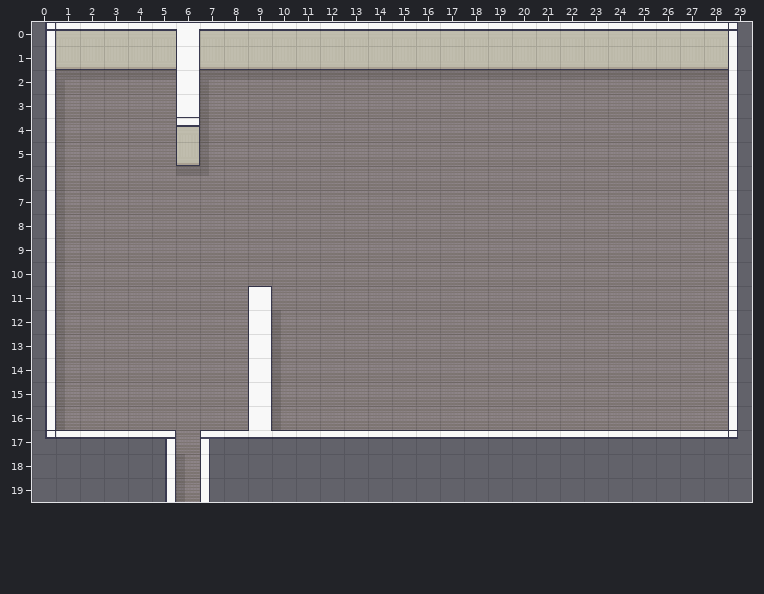
An edit to a level. Tiled map, BulkChef_main/assets/maps/apartmentmap.tmx. Above, as it was before the edit.
Cells are 16x16 px. Shown: x 0..29, y 0..19.
After:
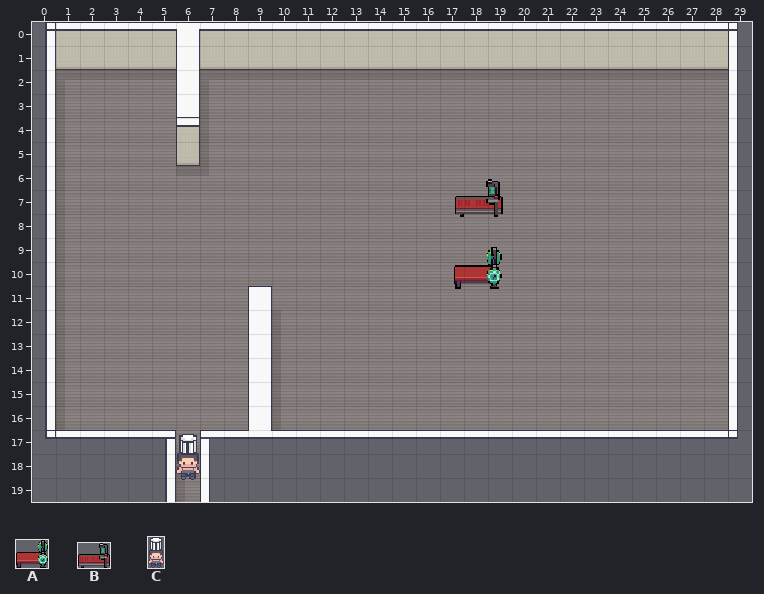
Key: from "objects": A 0 flipped left-right "bench", B 1 flipped left-right "treadmill", C 2 "player".
Objects are placed by their top-left corner, in cells (3,4 is the top-left corner of cell 3,4); size is 1x1 cell unless given.
The author wrote: Map 2 objeknya ke flip
From old to new:
--- layer "objects" (now shown)
+B "treadmill" at 17.6,6.5 size 2x1.6
+A "bench" at 17.6,9.4 size 2x1.8
+C "player" at 6,17.2 size 1x1.9
